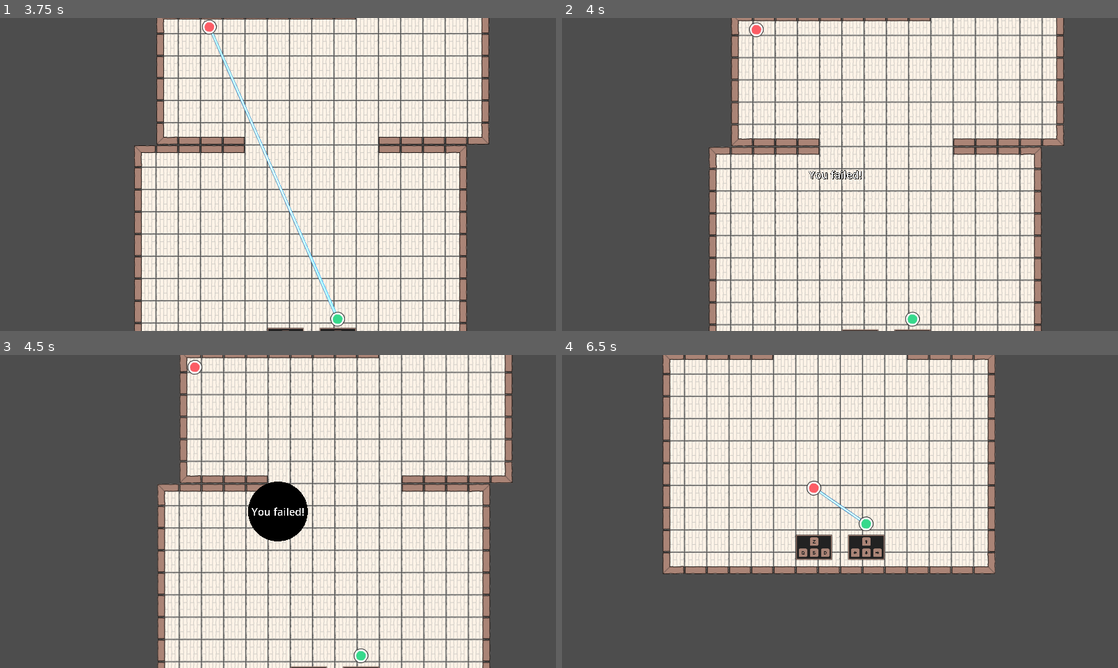
Above: before the commit, frames 1-4 (two rows, left to right).
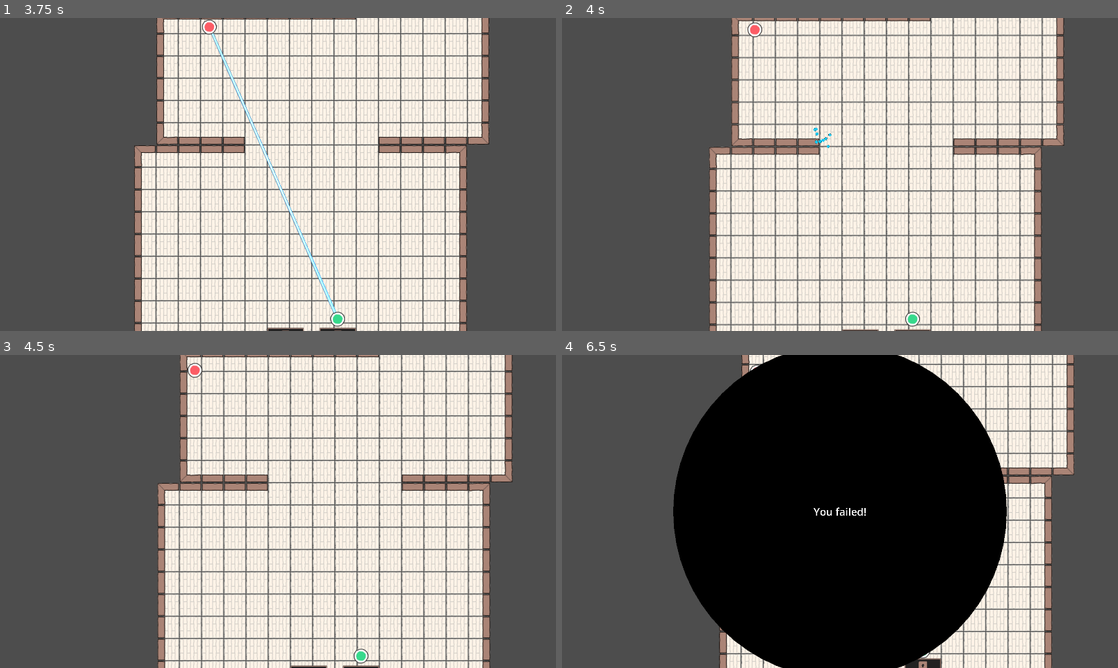
Above: after the commit, the same moments.

Repository: GnuCodingStudio/KenneyJam-2024
Game: Godot game, scene res://scenes/menus/MainMenu.tscn
The game is run twice, just before and just after one commit, with the same random seed, the same clock (stepped at 60 frames per second) and the same inputs.
Inputs:
- Up to frame 1 (3.75 s): click "START" at 0.5 s; tap Enter at 1.25 s; hold W (p1_move_up) 1.28-2.78 s; tap Down (p2_move_down) at 1.35 s; tap Left (p2_move_left) at 2.1 s; hold A (p1_move_left) from 2.78 s (still down); tap Right (p2_move_right) at 2.85 s; tap Up (p2_move_up) at 3.6 s
- Up to frame 2 (4 s): keep holding A (p1_move_left)
- Up to frame 3 (4.5 s): release A (p1_move_left) at 4.28 s; hold S (p1_move_down) from 4.28 s (still down); tap Down (p2_move_down) at 4.35 s
- Up to frame 4 (6.5 s): release S (p1_move_down) at 5.03 s; hold D (p1_move_right) 5.03-5.78 s; tap Left (p2_move_left) at 5.1 s; hold W (p1_move_up) from 5.78 s (still down); tap Right (p2_move_right) at 5.85 s

Frame 1 is identical in both runs. In frame 2, 1.7% of the frame differs, in the area x 26-89%, y 0-100%; in frame 3, 12%; in frame 4, 67%, in the area x 18-93%, y 0-100%.

Commit message:
feat(beam): play particules when the beam brokes

Diff:
--- a/objects/Linky.gd
+++ b/objects/Linky.gd
@@ -4,6 +4,7 @@
 @export var playerTwo: Player
 
 @onready var beam = %Beam
+@onready var hit_particule: GPUParticles2D = %HitParticule
 
 signal link_broken
 
@@ -20,15 +21,29 @@
 	rotation = playerOne.position.angle_to_point(playerTwo.position)
 	beam.scale.x = distance / 65
 
-	if not _broken and _is_broken():
+	var broken_position = _get_broken_position()
+	if not _broken and broken_position != null:
 		_broken = true
-		link_broken.emit()
-		beam.visible = false
+		_on_broke(broken_position)
 
 
-func _is_broken():
+func _on_broke(position: Vector2) -> void:
+	beam.visible = false
+
+	hit_particule.global_position = position
+	hit_particule.emitting = true
+	await hit_particule.finished
+
+	link_broken.emit()
+
+
+func _get_broken_position():
 	var spaceState = get_world_2d().direct_space_state
 	var query = PhysicsRayQueryParameters2D.create(playerOne.global_position, playerTwo.global_position)
 	query.collision_mask = 0b100
 	var result = spaceState.intersect_ray(query)
-	return result != null and result.has("collider")
+
+	if result != null and result.has("collider"):
+		return result["position"]
+	else:
+		return null
--- a/scenes/levels/Level01.tscn
+++ b/scenes/levels/Level01.tscn
@@ -114,6 +114,53 @@
 [sub_resource type="GradientTexture2D" id="GradientTexture2D_bp0yd"]
 gradient = SubResource("Gradient_o1l3i")
 
+[sub_resource type="Curve" id="Curve_05hky"]
+_data = [Vector2(0, 1), 0.0, 0.0, 0, 0, Vector2(0.40056, 0.99071), 0.0, 0.0, 0, 0, Vector2(0.862745, 0), 0.0, 0.0, 0, 0]
+point_count = 3
+
+[sub_resource type="CurveTexture" id="CurveTexture_ck241"]
+curve = SubResource("Curve_05hky")
+
+[sub_resource type="Gradient" id="Gradient_nj2b3"]
+offsets = PackedFloat32Array(0.00334448, 1)
+colors = PackedColorArray(9.49138e-05, 0.797066, 0.981412, 1, 0.827451, 0.952941, 1, 1)
+
+[sub_resource type="GradientTexture1D" id="GradientTexture1D_i5o6r"]
+gradient = SubResource("Gradient_nj2b3")
+
+[sub_resource type="Curve" id="Curve_23wli"]
+min_value = -200.0
+max_value = 200.0
+_data = [Vector2(0, 1), 0.0, 0.0, 0, 0, Vector2(1, 67.4607), 0.0, 0.0, 0, 0]
+point_count = 2
+
+[sub_resource type="CurveTexture" id="CurveTexture_bxyrf"]
+curve = SubResource("Curve_23wli")
+
+[sub_resource type="ParticleProcessMaterial" id="ParticleProcessMaterial_okbw8"]
+particle_flag_disable_z = true
+emission_shape = 1
+emission_sphere_radius = 21.12
+angle_min = 1.07288e-05
+angle_max = 360.0
+spread = 180.0
+initial_velocity_min = 680.33
+initial_velocity_max = 827.87
+radial_velocity_min = -2.23517e-05
+radial_velocity_max = 276.35
+gravity = Vector3(0, 0, 0)
+linear_accel_min = -60.89
+linear_accel_max = -60.89
+linear_accel_curve = SubResource("CurveTexture_bxyrf")
+scale_min = 0.14
+scale_max = 0.16
+color_ramp = SubResource("GradientTexture1D_i5o6r")
+alpha_curve = SubResource("CurveTexture_ck241")
+
+[sub_resource type="AtlasTexture" id="AtlasTexture_gbx15"]
+atlas = ExtResource("3_0syjs")
+region = Rect2(1408, 896, 128, 128)
+
 [node name="Level01" type="Node2D"]
 script = ExtResource("1_suqfq")
 
@@ -220,6 +267,15 @@
 texture = SubResource("GradientTexture2D_bp0yd")
 metadata/_edit_lock_ = true
 
+[node name="HitParticule" type="GPUParticles2D" parent="."]
+unique_name_in_owner = true
+emitting = false
+amount = 40
+process_material = SubResource("ParticleProcessMaterial_okbw8")
+texture = SubResource("AtlasTexture_gbx15")
+lifetime = 0.29
+one_shot = true
+
 [node name="PlayerOne" parent="." instance=ExtResource("2_2pjf8")]
 unique_name_in_owner = true
 z_index = 1
Not shown: 1 places in scenes/levels/Level01.tscn that only renumber resources
